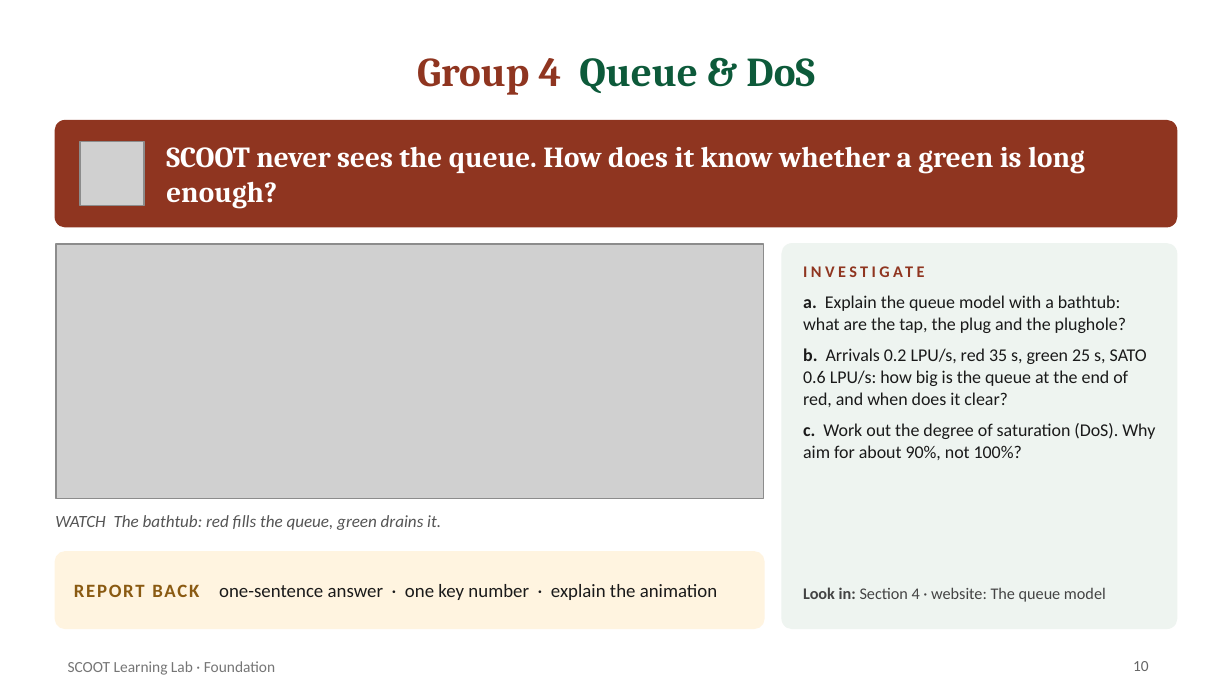
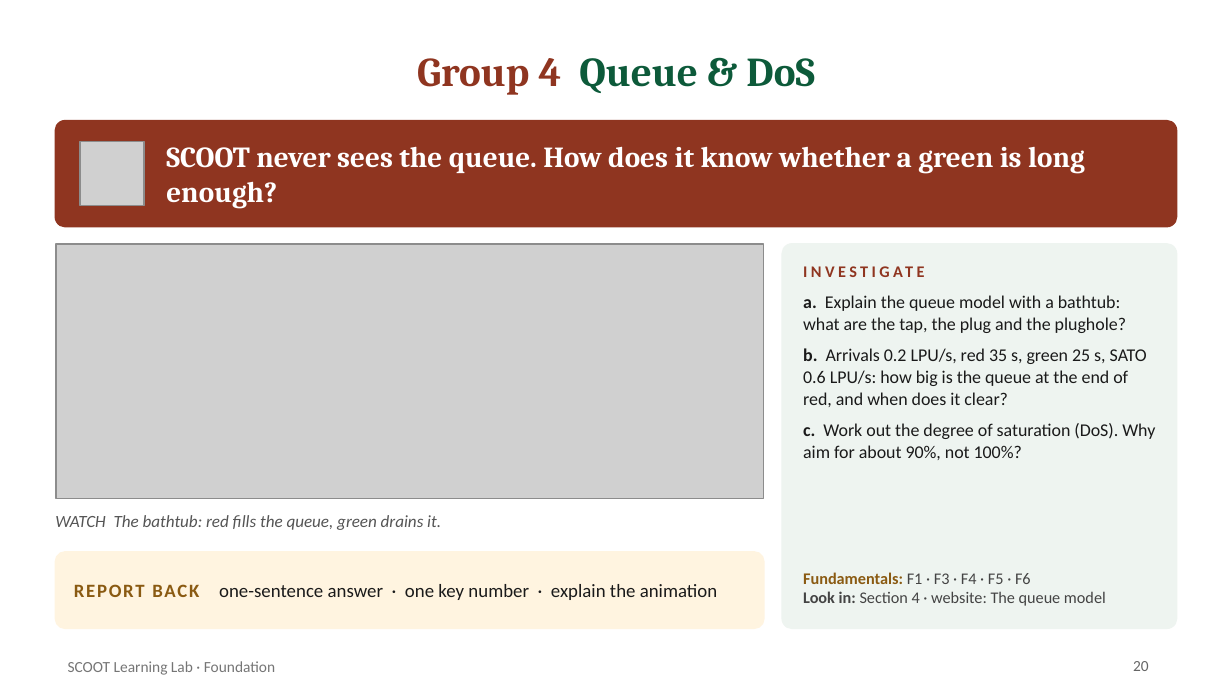
Before and after one commit to smrahmanbd/scoot-learning-lab, a slide deck: slide 20 of docs/materials/SCOOT_Foundation_Presentation.pptx (slide 10 before the commit). Drawn at 1232x693 pixels with LibreOffice and Linux fonts; fonts in the diff are those of the drawing; grey boxes stand for pictures. Boxes give left, top, right and bottom in pixels: in the first picture for what was removed or moved away, otherwise in the second. Text is boxed around its words. In the diff, an @@ line names an element or a change of style, - is before the commit and + after.

Commit message:
Foundation deck: add nine fundamentals slides (F1-F9) for all groups

```diff
--- a/docs/materials/SCOOT_Foundation_Presentation.pptx
+++ b/docs/materials/SCOOT_Foundation_Presentation.pptx
@@ text "Fundamentals: F1 · F3 · ...": place and size @@
-text "Fundamentals: F1 · F3 · ..." at [803, 587, 1106, 602]
+text "Fundamentals: F1 · F3 · ..." at [803, 572, 1106, 606]
@@ text at [803, 572, 1031, 584]: paragraph added @@
+Fundamentals: F1 · F3 · F4 · F5 · F6
@@ page number at [1133, 661, 1149, 671]: text changed @@
-10
+20
```
Also in this commit, not shown: 11 other slides changed, 10 slides added, 1 other file.
